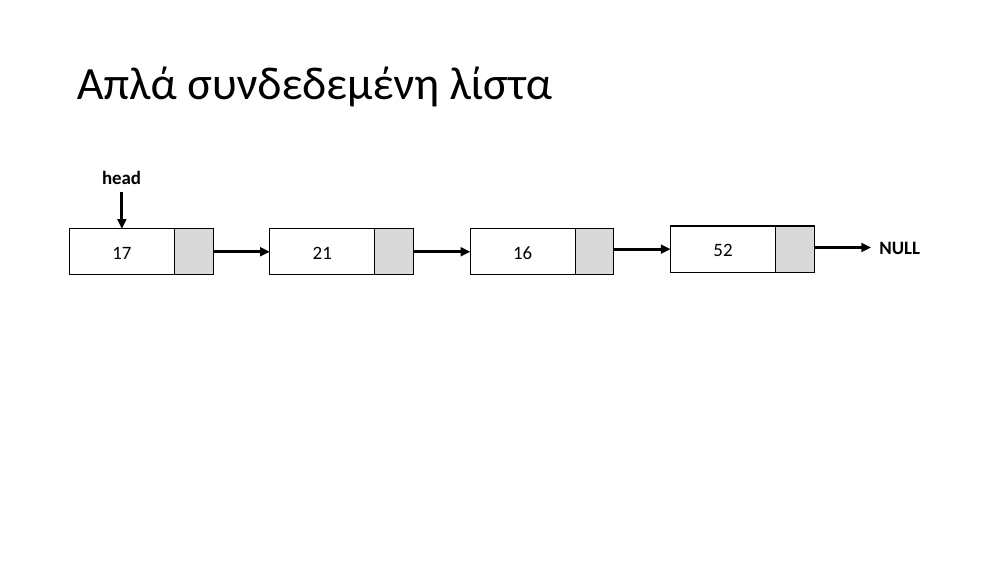
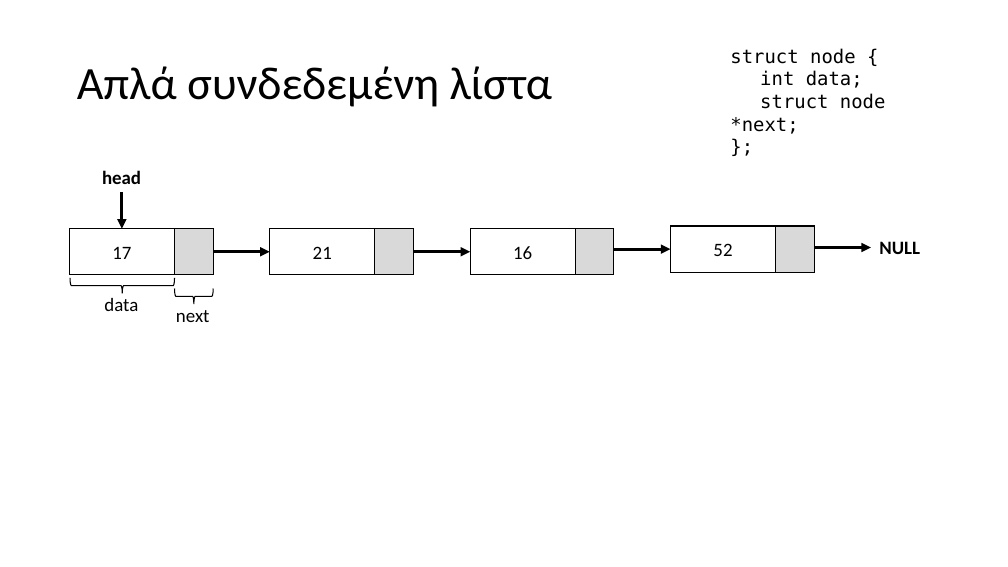
Before and after one commit to chgogos/oop, a slide deck: slide 2 of various/singly_linked_list.pptx. Drawn at 1008x567 pixels with LibreOffice and Linux fonts; fonts in the diff are those of the drawing. Boxes give left, top, right and bottom in pixels: in the first picture for what was removed or moved away, otherwise in the second. Text is boxed around its words. In the diff, an @@ line names an element or a change of style, - is before the commit and + after.

```diff
--- a/various/singly_linked_list.pptx
+++ b/various/singly_linked_list.pptx
@@ text added at (730,48,886,134), 18 pt, text #000000 @@
+struct node {
+int data;
+struct node *next;
+};
@@ left brace added at (70,278,174,294), outline #000000 1 pt @@
@@ text added at (104,298,138,311), 18 pt, text #000000 @@
+data
@@ left brace added at (175,288,213,304), outline #000000 1 pt @@
@@ text added at (176,310,210,322), 18 pt, text #000000 @@
+next
```
Also in this commit, not shown: 2 slides added, 1 other file.
